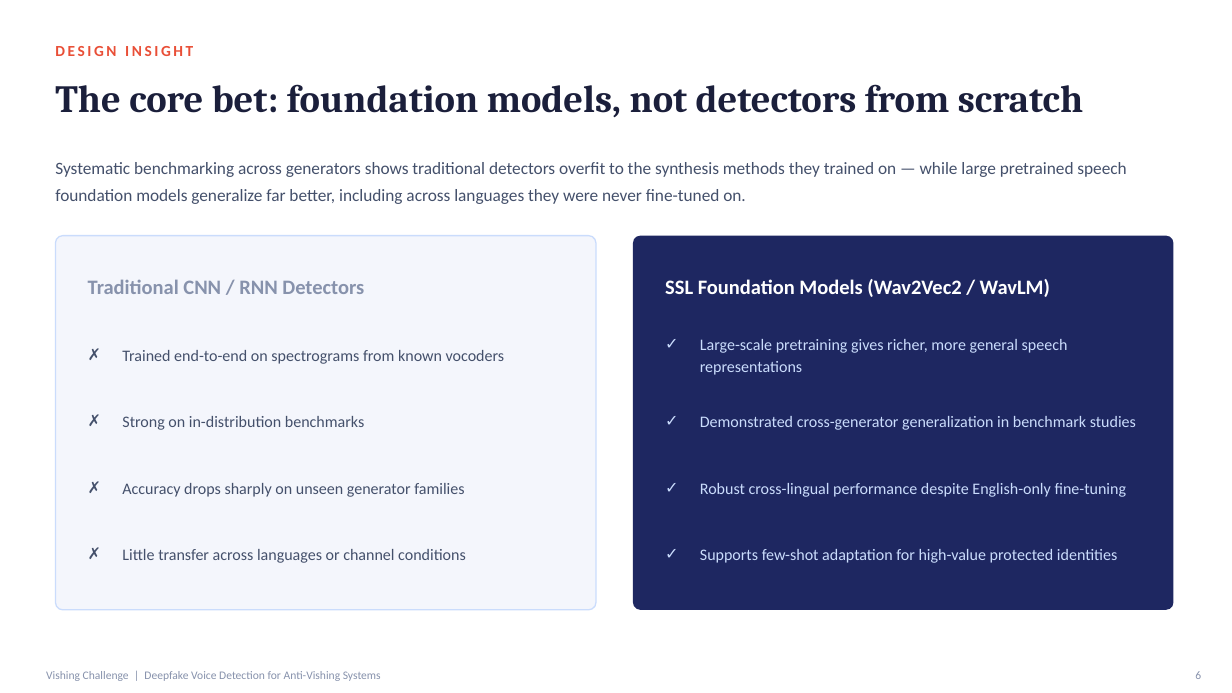
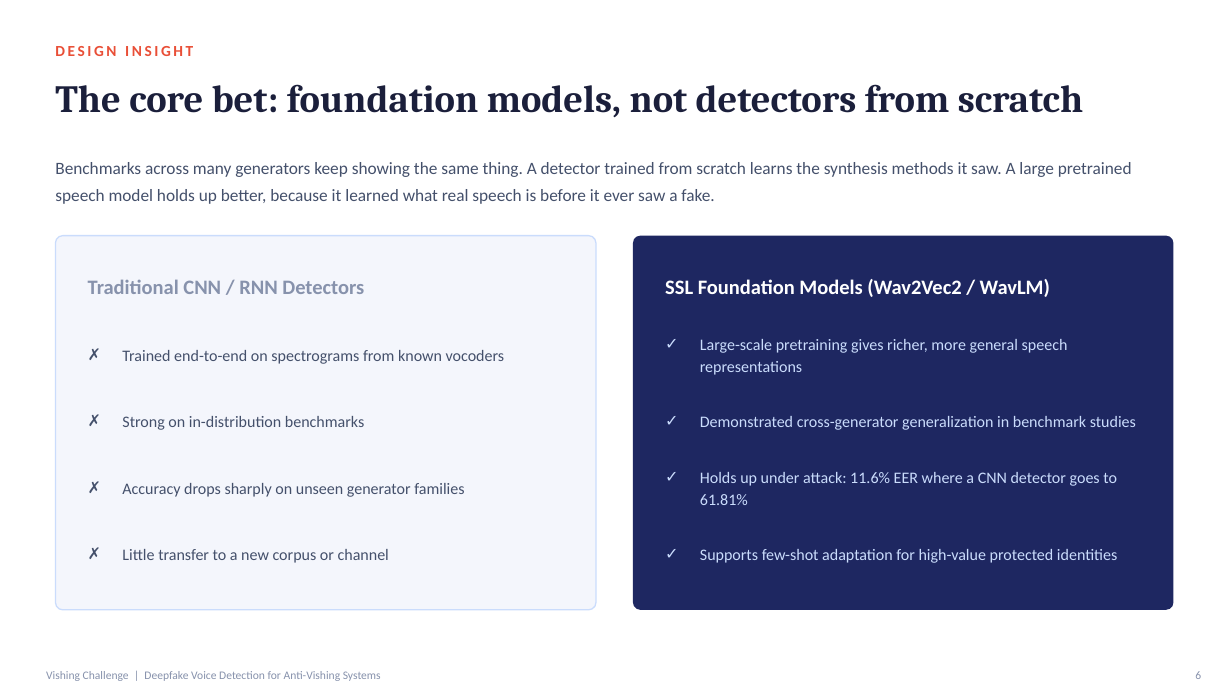
Before and after one commit to mertBiricik/vishing, a slide deck: slide 6 of slides/anti_vishing_proposal.pptx. Drawn at 1232x693 pixels with LibreOffice and Linux fonts; fonts in the diff are those of the drawing. Boxes give left, top, right and bottom in pixels: in the first picture for what was removed or moved away, otherwise in the second. Text is boxed around its words. In the diff, an @@ line names an element or a change of style, - is before the commit and + after.

```diff
--- a/slides/anti_vishing_proposal.pptx
+++ b/slides/anti_vishing_proposal.pptx
@@ text at (x1=55, y1=162, x2=1132, y2=204): text changed @@
-Systematic benchmarking across generators shows traditional detectors overfit to the synthesis methods they trained on — while large pretrained speech foundation models generalize far better, including across languages they were never fine-tuned on.
+Benchmarks across many generators keep showing the same thing. A detector trained from scratch learns the synthesis methods it saw. A large pretrained speech model holds up better, because it learned what real speech is before it ever saw a fake.
@@ text at (x1=700, y1=472, x2=1117, y2=505): text changed @@
-✓ Robust cross-lingual performance despite English-only fine-tuning
+✓ Holds up under attack: 11.6% EER where a CNN detector goes to 61.81%
@@ text at (x1=122, y1=549, x2=389, y2=563): text changed @@
-✗ Little transfer across languages or channel conditions
+✗ Little transfer to a new corpus or channel
```
Also in this commit, not shown: 8 other slides changed, 1 other file.
